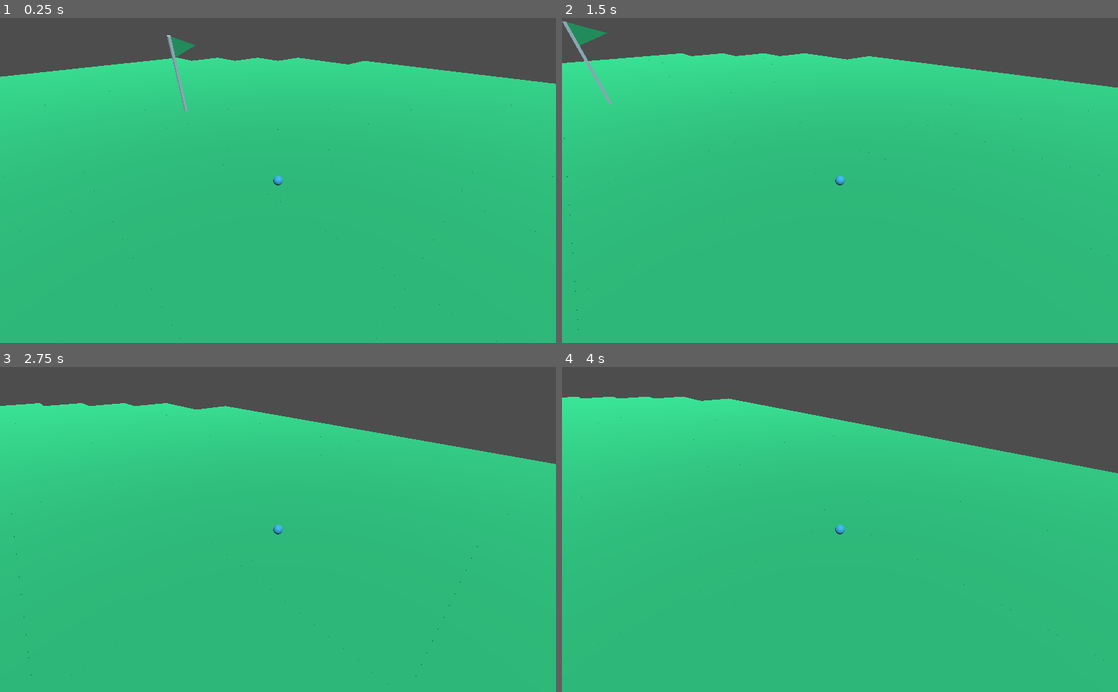
Above: before the commit, frames 1-4 (two rows, left to right).
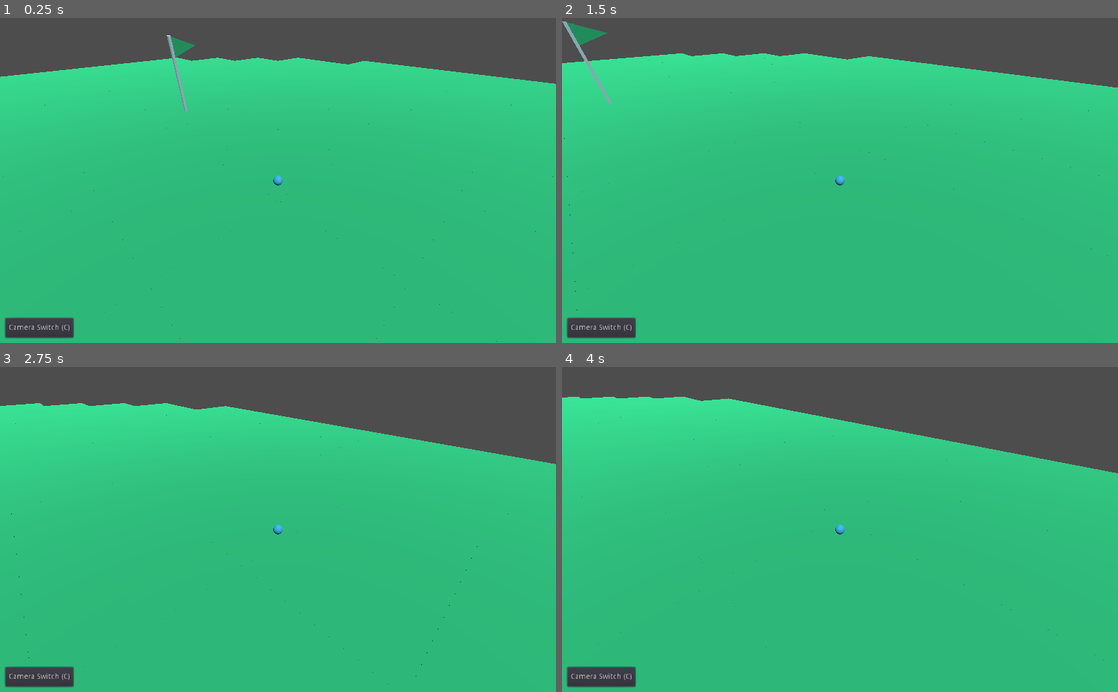
Above: after the commit, the same moments.

Repository: hdb-gamedev/group-beta
Game: Godot game, scene res://Level_1.tscn
Two runs of this game, one before a commit and one after it. Both use one fixed random seed, a clock stepped at 60 frames per second and the inputs below.
Inputs (mouse positions are in pixels of both pictures, inside the frame that each line leads up to):
- Up to frame 1 (0.25 s): no input
- Up to frame 2 (1.5 s): move the mouse to (962, 164) at 0.52 s; click (962, 164) at 0.6 s; move the mouse to (728, 196) at 1.27 s; click (728, 196) at 1.35 s
- Up to frame 3 (2.75 s): move the mouse to (333, 458) at 2.02 s; click (333, 458) at 2.1 s
- Up to frame 4 (4 s): move the mouse to (812, 594) at 2.77 s; click (812, 594) at 2.85 s; move the mouse to (1006, 578) at 3.52 s; click (1006, 578) at 3.6 s

The runs differ from the first frame. In frame 1, 0.8% of the frame differs, in the area x 0-14%, y 92-99%; in frame 2, 0.8%; in frame 3, 0.8%; in frame 4, 0.8%.

Commit message:
Circle shader

Diff:
--- /dev/null
+++ b/project/Controls.tscn
@@ -0,0 +1,16 @@
+[gd_scene load_steps=4 format=2]
+
+[ext_resource path="res://circle_shader.tres" type="Shader" id=1]
+
+[sub_resource type="QuadMesh" id=1]
+
+[sub_resource type="ShaderMaterial" id=3]
+shader = ExtResource( 1 )
+shader_param/color = Vector3( 0, 0, 0 )
+
+[node name="Controls" type="Spatial"]
+
+[node name="CSGMesh" type="CSGMesh" parent="."]
+transform = Transform( 1, 0, 0, 0, -4.37114e-08, 1, 0, -1, -4.37114e-08, 0, 0, 0 )
+mesh = SubResource( 1 )
+material = SubResource( 3 )
--- a/project/Level_1.tscn
+++ b/project/Level_1.tscn
@@ -48,5 +48,4 @@
 [node name="CanvasLayer" type="CanvasLayer" parent="."]
 
 [node name="Control" parent="CanvasLayer" instance=ExtResource( 3 )]
-visible = false
 mouse_filter = 2
--- /dev/null
+++ b/project/circle_shader.tres
@@ -0,0 +1,14 @@
+[gd_resource type="Shader" format=2]
+
+[resource]
+code = "shader_type spatial ;
+uniform vec3 color;
+void fragment (){
+	float r = length(2.0 * (UV - 0.5));
+	float epsilon = 0.005;
+	if(r > 1.0 + epsilon){
+		discard;
+	}
+	ALBEDO = color;
+	ALPHA = 1.0 - smoothstep(1.0 - epsilon, 1.0 + epsilon, r);
+}"
